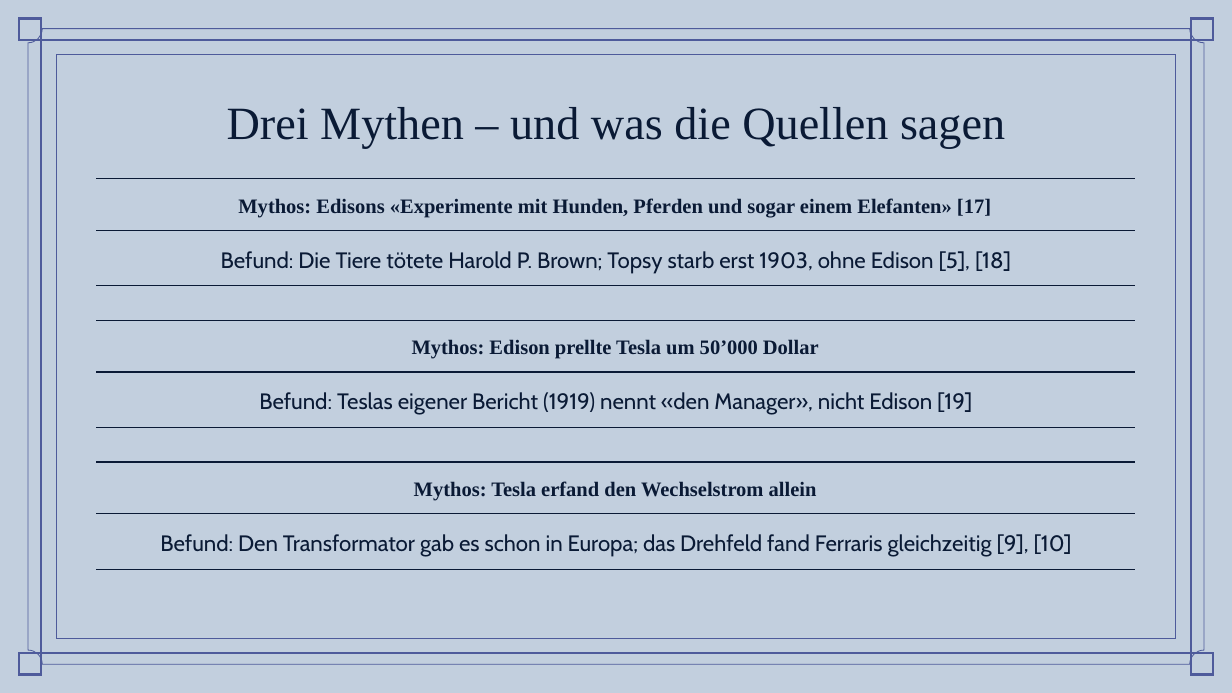
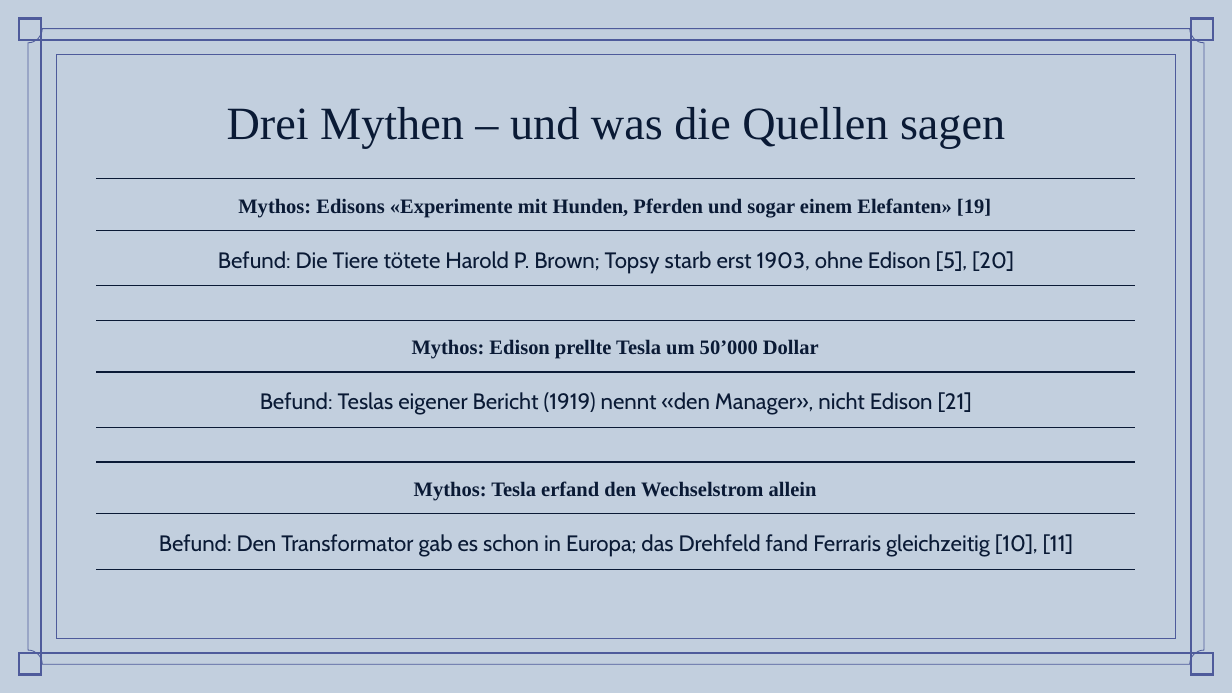
Before and after one commit to simonbruder-hub/Edison_vs_Westinghouse, a slide deck: slide 14 of abgabe/Praesentation_Stromkrieg_Bruder.pptx. Drawn at 1232x693 pixels with LibreOffice and Linux fonts; fonts in the diff are those of the drawing; background and template pictures are left out. Boxes give left, top, right and bottom in pixels: in the first picture for what was removed or moved away, otherwise in the second. Text is boxed around its words. In the diff, an @@ line names an element or a change of style, - is before the commit and + after.

```diff
--- a/abgabe/Praesentation_Stromkrieg_Bruder.pptx
+++ b/abgabe/Praesentation_Stromkrieg_Bruder.pptx
@@ table at (96,179,1135,282) @@
-row 1, column 1: Mythos: Edisons «Experimente mit Hunden, Pferden und sogar einem Elefanten» [17]
+row 1, column 1: Mythos: Edisons «Experimente mit Hunden, Pferden und sogar einem Elefanten» [19]
-row 2, column 1: Befund: Die Tiere tötete Harold P. Brown; Topsy starb erst 1903, ohne Edison [5], [18]
+row 2, column 1: Befund: Die Tiere tötete Harold P. Brown; Topsy starb erst 1903, ohne Edison [5], [20]
@@ table at (96,320,1135,424) @@
-row 2, column 1: Befund: Teslas eigener Bericht (1919) nennt «den Manager», nicht Edison [19]
+row 2, column 1: Befund: Teslas eigener Bericht (1919) nennt «den Manager», nicht Edison [21]
@@ table at (96,462,1135,565) @@
-row 2, column 1: Befund: Den Transformator gab es schon in Europa; das Drehfeld fand Ferraris gleichzeitig [9], [10]
+row 2, column 1: Befund: Den Transformator gab es schon in Europa; das Drehfeld fand Ferraris gleichzeitig [10], [11]
```
Also in this commit, not shown: 18 other slides changed, 15 other files.
